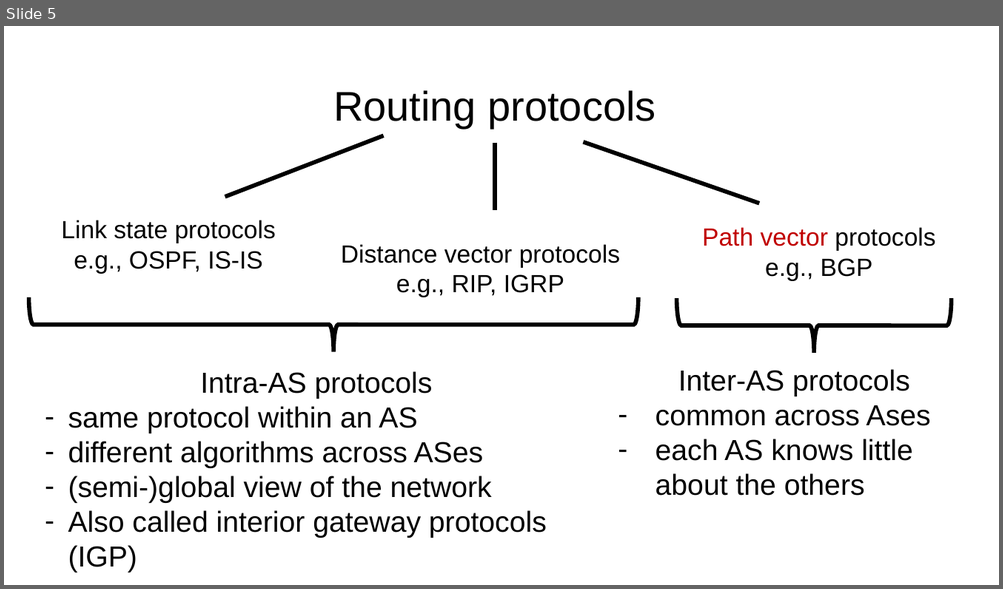
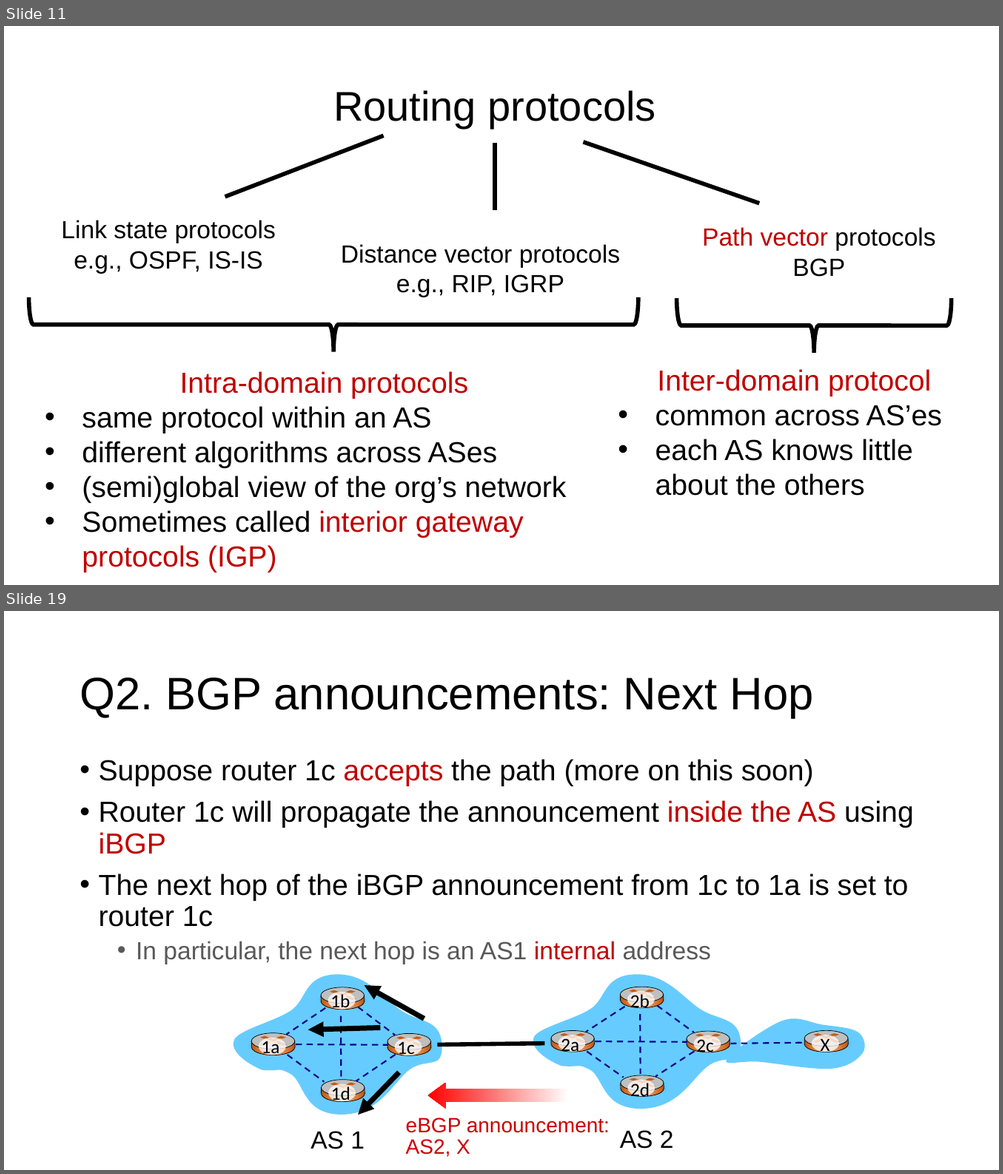
Before and after one commit to ngsrinivas/coursegen, a slide deck: ex/352-S21/staging/352-S21/lectures/network-interdomain-routing.pptx. Shown one above the other, each under a label of ours: slide 5 before the commit, slides 11 and 19 after it; the slides between them are not shown. The pictures are 1003x589 and 1003x1174 pixels, drawn with LibreOffice and Linux fonts; fonts in the diff are those of the drawing. Boxes give left, top, right and bottom in pixels: in the first picture for what was removed or moved away, otherwise in the second. Text is boxed around its words. In the diff, an @@ line names an element or a change of style, - is before the commit and + after.

Commit message:
Final slides for interdomain routing

```diff
--- a/ex/352-S21/staging/352-S21/lectures/network-interdomain-routing.pptx
+++ b/ex/352-S21/staging/352-S21/lectures/network-interdomain-routing.pptx
@@ slide 19 added at (4,611,999,1170), background #FFFFFF @@
@@ title added at (79,678,814,718), 44 pt, text #000000 @@
+Q2. BGP announcements: Next Hop
@@ text added at (99,759,913,965), 28 pt, text #000000 @@
+• Suppose router 1c accepts the path (more on this soon)
+• Router 1c will propagate the announcement inside the AS using iBGP
+• The next hop of the iBGP announcement from 1c to 1a is set to router 1c
+  • In particular, the next hop is an AS1 internal address
@@ arrow added from (424, 1019) to (364, 985), #000000 5 pt @@
@@ group added at (233,975,442,1116): 17 freeform shapes, 14 lines, 12 ellipses, 4 rectangles, 4 texts @@
+1b
+1d
+1c
+1a
@@ group added at (533,974,740,1109): 17 freeform shapes, 14 lines, 12 ellipses, 4 rectangles, 4 texts @@
+2b
+2d
+2c
+2a
@@ arrow added from (380, 1028) to (307, 1031), #000000 5 pt @@
@@ line added from (438, 1045) to (545, 1044), #000000 4 pt @@
@@ group added at (726,1019,865,1069): 5 freeform shapes, 3 ellipses, 3 lines, 1 rectangle, 1 text @@
+X
@@ arrow added from (398, 1073) to (358, 1116), #000000 5 pt @@
@@ left arrow added at (428,1083,569,1110), fill gradient #FF0000 to #FFFFFF @@
@@ text added at (406,1118,609,1157), 20 pt, text #CC0000 @@
+eBGP announcement:
+AS2, X
@@ text added at (310,1131,364,1150), 24 pt, text #000000 @@
+AS 1
@@ text added at (620,1130,674,1149), 24 pt, text #000000 @@
+AS 2
@@ what was slide 5 is now slide 11 @@
@@ slide 11 changed as well @@
@@ text at (792,258,845,277): text changed @@
-e.g., BGP
+BGP
@@ text at (180,372,468,399): text changed; text colour #000000 to #C00000 @@
-Intra-AS protocols
+Intra-domain protocols
@@ text at (655,369,942,426): text changed; text colour #000000 to #C00000 @@
-Inter-AS protocols
-– common across Ases
+Inter-domain protocol
+• common across AS’es
@@ text at (82,406,498,469): bullet - to • @@
@@ text at (82,476,566,573): text changed @@
-– (semi-)global view of the network
-– Also called interior gateway protocols (IGP)
+• (semi)global view of the org’s network
+• Sometimes called interior gateway protocols (IGP)
```
Also in this commit, not shown: 38 other slides added, 3 slides removed, 1 other file.
